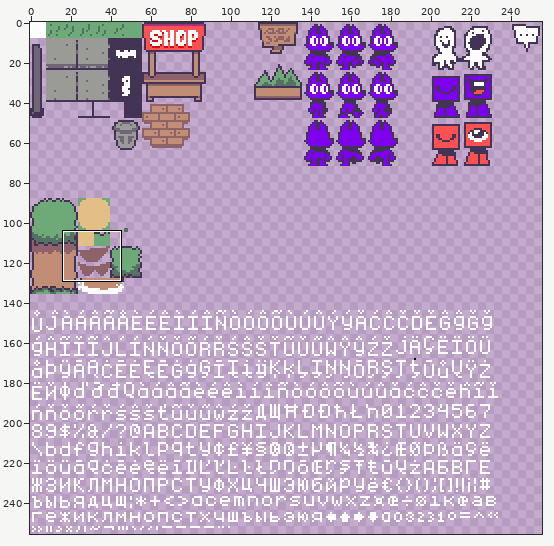
Two states of a sprite sheet, assets/atl_main.png. Above, an overview of the earlier version with the close-up marked.
Close-up. Before the edit:
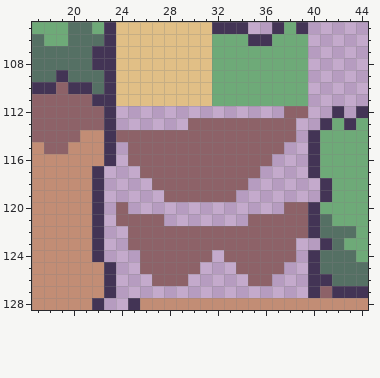
The file is 256x256 pixels. Shown: x 17..44, y 105..128.
The same view after the edit:
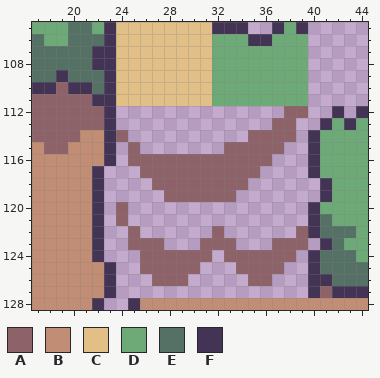
Palette (. is transparent): A #8d6268  B #c28d75  C #e1bf86  D #6eaa78  E #557064  F #433455
The exact change:
y 113: x 30..36 AAAAAAA -> .......
y 114: x 25..34 AAAAAAAAAA -> ..........
y 115: x 26..32 AAAAAAA -> .......
y 120: x 38..39 AA -> ..
y 121: x 25..27 AAA -> ...; x 35..39 AAAAA -> .....
y 122: x 26..31 AAAAAA -> ......; x 33..38 AAAAAA -> ......
y 123: x 28..30 AAA -> ...; x 34..36 AAA -> ...; x 39 . -> A
Pixel boxes of the changes (left, top, right, bottom) in both close-ups:
erased: (128, 118, 272, 154)
changed: (128, 202, 308, 250)
